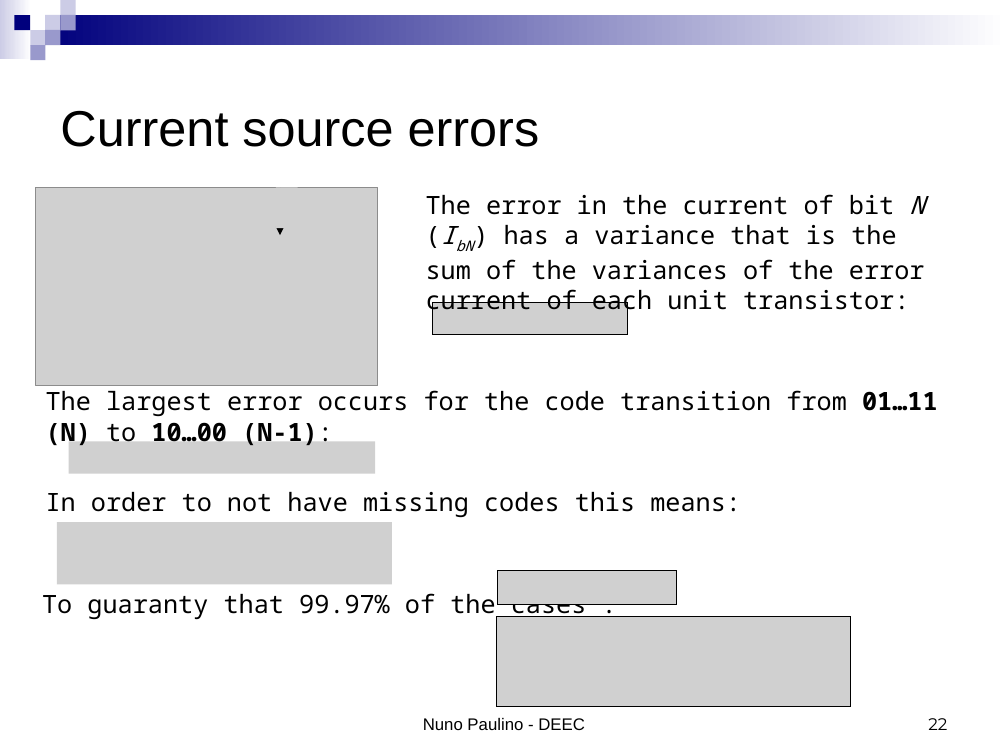
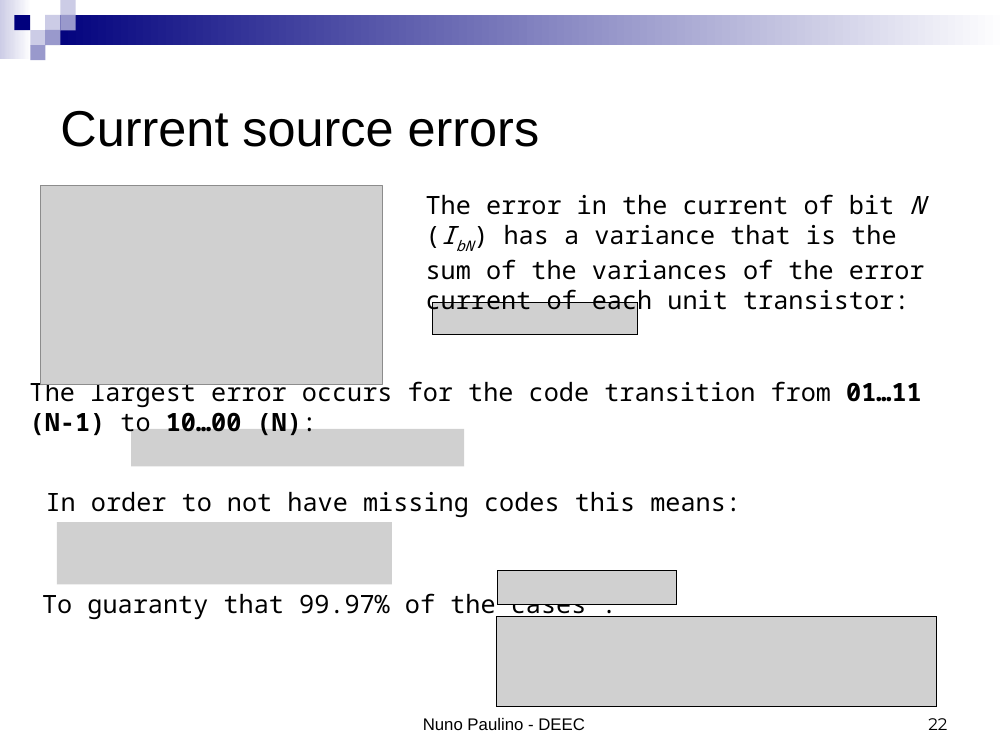
Before and after one commit to das-dias/signal-converters-notebooks, a slide deck: slide 22 of docs/Conversores_Sinal_B_2023.ppsx. Drawn at 1008x756 pixels with LibreOffice and Linux fonts; fonts in the diff are those of the drawing; grey boxes stand for pictures. Boxes give left, top, right and bottom in pixels: in the first picture for what was removed or moved away, otherwise in the second. Text is boxed around its words. In the diff, an @@ line names an element or a change of style, - is before the commit and + after.

```diff
--- a/docs/Conversores_Sinal_B_2023.ppsx
+++ b/docs/Conversores_Sinal_B_2023.ppsx
@@ picture: place and size @@
-picture at (35, 187, 378, 386)
+picture at (40, 185, 383, 384)
@@ picture removed at (276, 187, 298, 228) @@
@@ arrow removed from (280, 187) to (280, 235) @@
@@ picture: place and size @@
-picture at (432, 302, 627, 335)
+picture at (432, 302, 638, 335)
@@ text at (30, 378, 922, 438): text changed @@
-The largest error occurs for the code transition from 01…11 (N) to 10…00 (N-1):
+The largest error occurs for the code transition from 01…11 (N-1) to 10…00 (N):
@@ picture: place and size @@
-picture at (69, 442, 375, 474)
+picture at (131, 429, 464, 467)
@@ picture: place and size @@
-picture at (496, 616, 851, 706)
+picture at (496, 616, 936, 706)
```
Also in this commit, not shown: 2 other slides changed, 9 other files.
